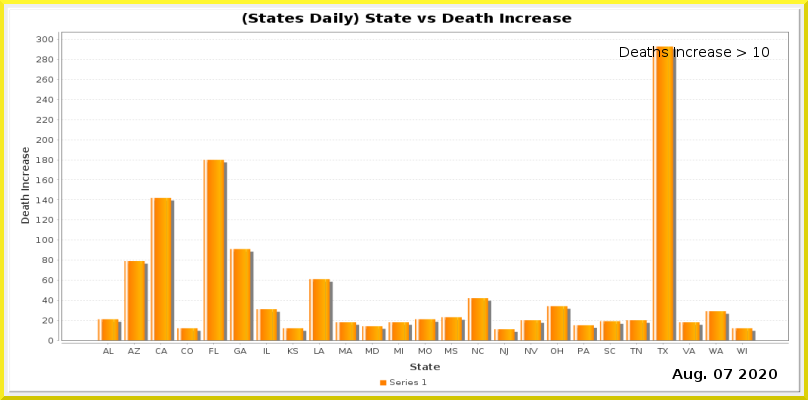
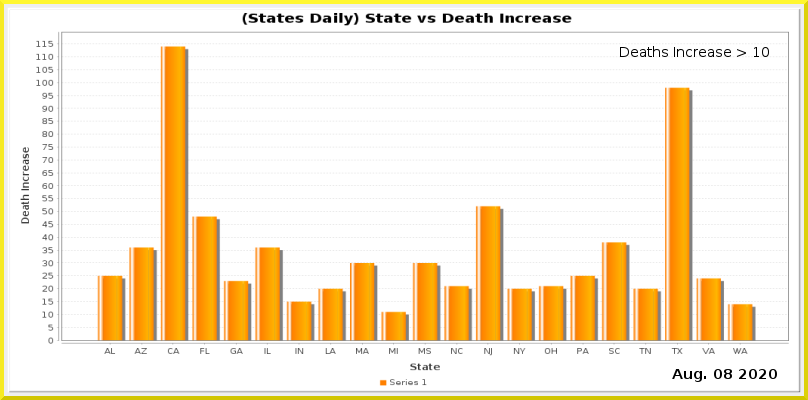
The second w=808, h=400 image is a revision of the first. Changes to its layers:
painted on "Current Date" over [724, 369, 732, 379]
painted on "Date_vs_TestIncrease.png" over [36, 36, 789, 356]
